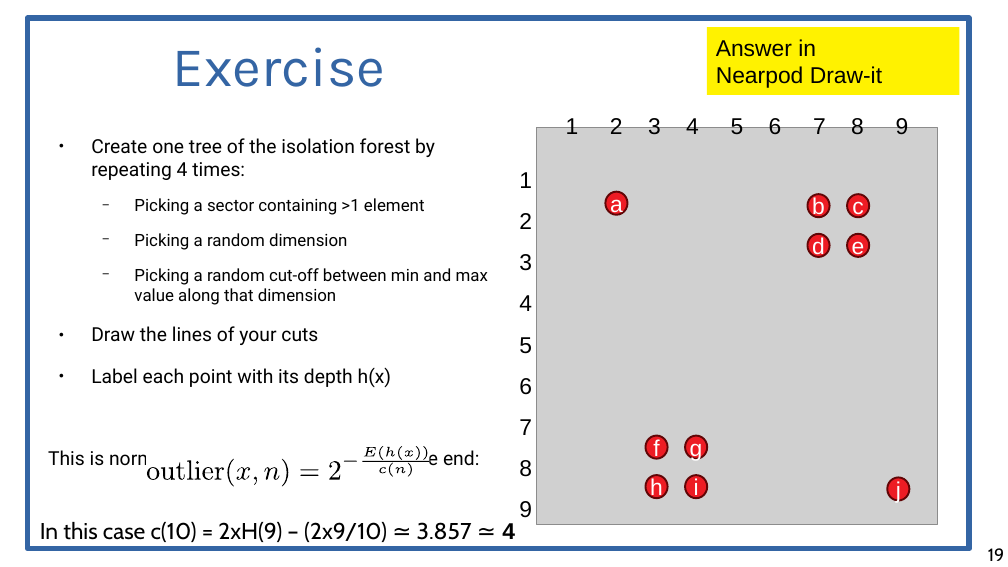
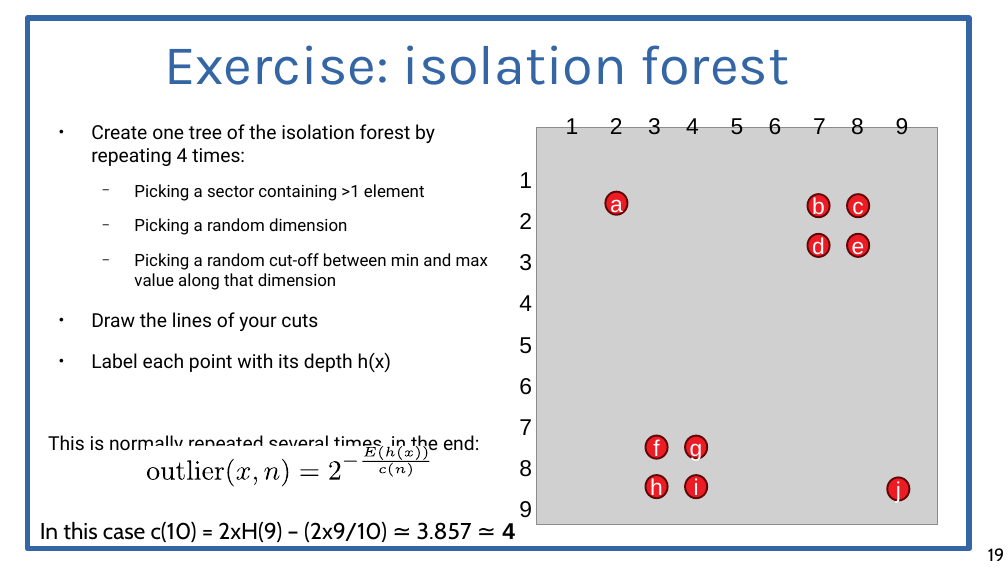
Before and after one commit to chatox/data-mining-course, a slide deck: slide 19 of theory/odp/tt21_outliers_isolation.odp. Drawn at 1008x567 pixels with LibreOffice and Linux fonts; fonts in the diff are those of the drawing; grey boxes stand for pictures. Boxes give left, top, right and bottom in pixels: in the first picture for what was removed or moved away, otherwise in the second. Text is boxed around its words. In the diff, an @@ line names an element or a change of style, - is before the commit and + after.

```diff
--- a/theory/odp/tt21_outliers_isolation.odp
+++ b/theory/odp/tt21_outliers_isolation.odp
@@ rectangle removed at (707,27,960,95) @@
-Answer in
-Nearpod Draw-it
@@ title at (164,45,789,85): text changed @@
-Exercise
+Exercise: isolation forest
@@ text "Create one tree of the ...": place and size @@
-text "Create one tree of the ..." at (48,138,488,470)
+text "Create one tree of the ..." at (48,124,488,456)
```
Also in this commit, not shown: 16 other slides changed, 1 slide added, 1 slide removed, 7 other files.
